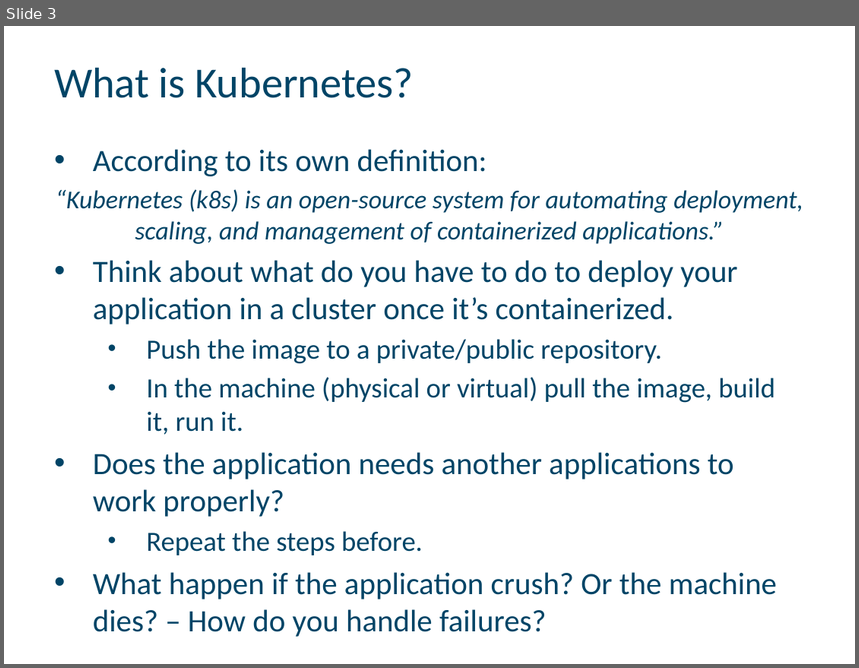
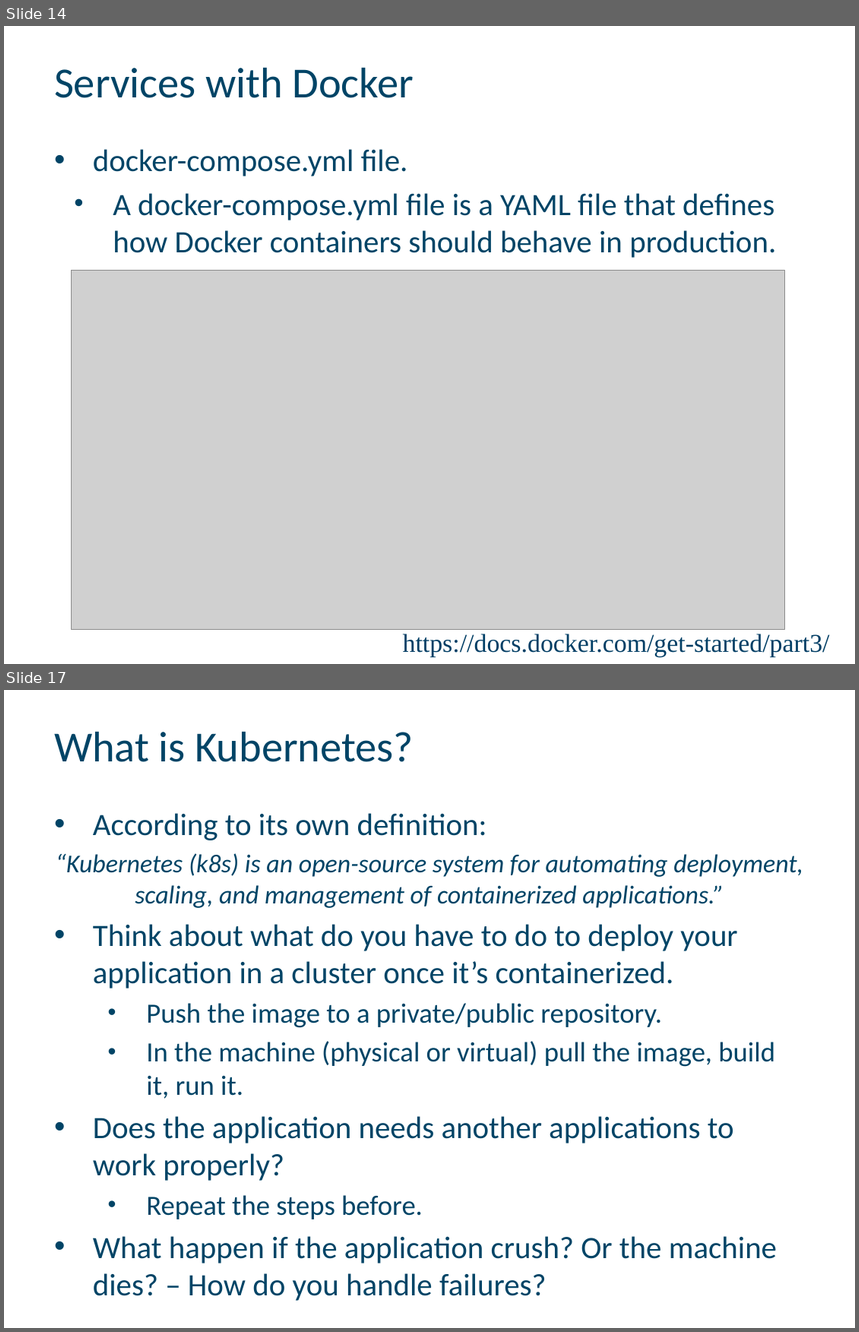
Before and after one commit to paolasoto88/dist-compt-lab-kubernetes, a slide deck: k8s-distcomp-lab.pptx. Shown one above the other, each under a label of ours: slide 3 before the commit, slides 14 and 17 after it; the slides between them are not shown. The pictures are 859x668 and 859x1332 pixels, drawn with LibreOffice and Linux fonts; fonts in the diff are those of the drawing; grey boxes stand for pictures. Boxes give left, top, right and bottom in pixels: in the first picture for what was removed or moved away, otherwise in the second. Text is boxed around its words. In the diff, an @@ line names an element or a change of style, - is before the commit and + after.

```diff
--- a/k8s-distcomp-lab.pptx
+++ b/k8s-distcomp-lab.pptx
@@ slide 14 added at <box>4,26,855,664</box>, background #FFFFFF @@
@@ title added at <box>54,67,414,98</box>, 40 pt, text #004466 @@
+Services with Docker
@@ text added at <box>93,149,776,258</box>, 29 pt, text #004466 @@
+• docker-compose.yml file.
+  • A docker-compose.yml file is a YAML file that defines how Docker containers should behave in production.
@@ picture added at <box>71,271,785,630</box> @@
@@ text added at <box>403,634,830,658</box>, 24 pt, text #003E65 @@
+https://docs.docker.com/get-started/part3/
@@ text added at <box>501,640,762,655</box>, 13 pt, text #FFFFFF @@
+* https://kubernetes.io/docs/tasks/tools/install-minikube/
@@ what was slide 3 is now slide 17 @@
```
Also in this commit, not shown: 2 slides changed, 13 other slides added.
